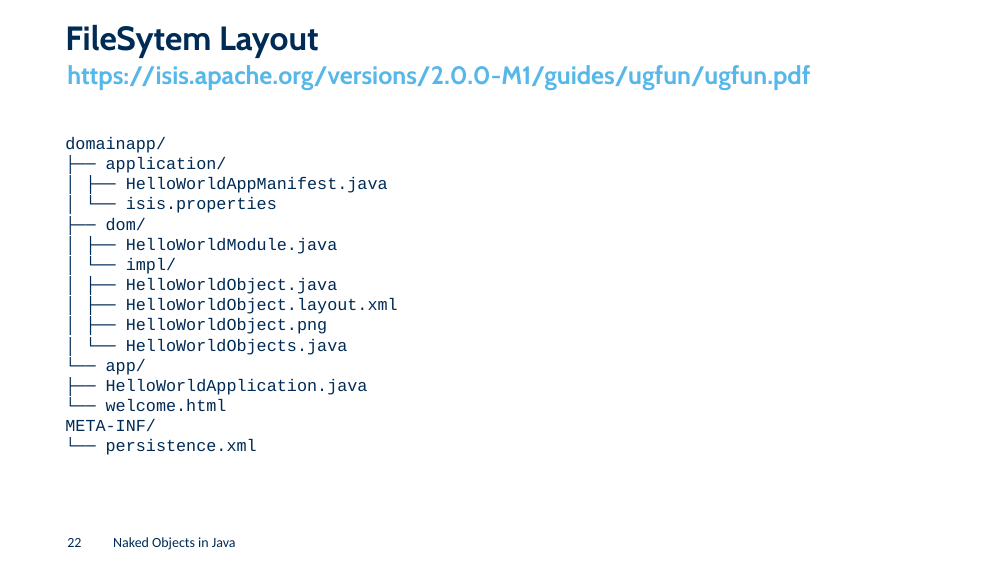
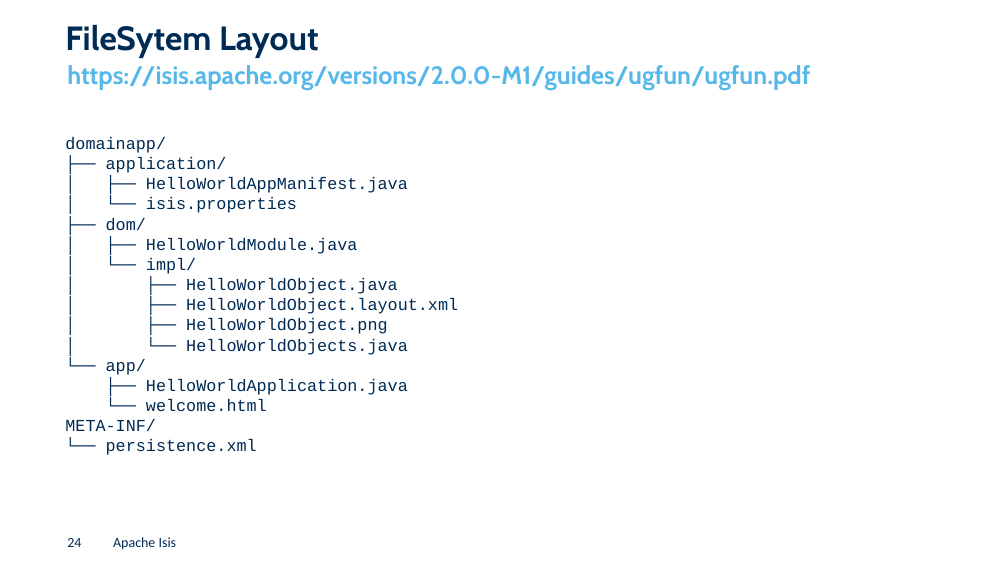
Before and after one commit to joerg-rade/dddsample-isis, a slide deck: slide 24 of NakedObjects.pptx (slide 22 before the commit). Drawn at 1008x567 pixels with LibreOffice and Linux fonts; fonts in the diff are those of the drawing; background and template pictures are left out. Boxes give left, top, right and bottom in pixels: in the first picture for what was removed or moved away, otherwise in the second. Text is boxed around its words. In the diff, an @@ line names an element or a change of style, - is before the commit and + after.

```diff
--- a/NakedObjects.pptx
+++ b/NakedObjects.pptx
@@ text "domainapp/" rewrapped from (x1=65, y1=137, x2=398, y2=455) to (x1=65, y1=137, x2=458, y2=455) @@
@@ page number at (x1=67, y1=538, x2=81, y2=547): text changed @@
-22
+24
@@ text at (x1=113, y1=537, x2=177, y2=550): text changed @@
-Naked Objects in Java
+Apache Isis
```
Also in this commit, not shown: 16 other slides changed, 2 slides added, 1 slide removed, 4 other files.
